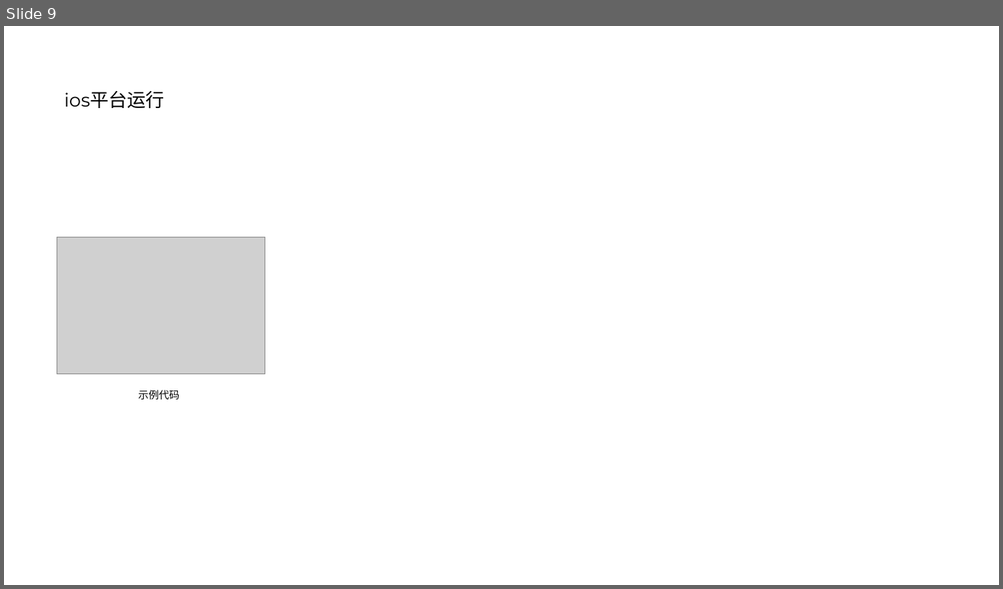
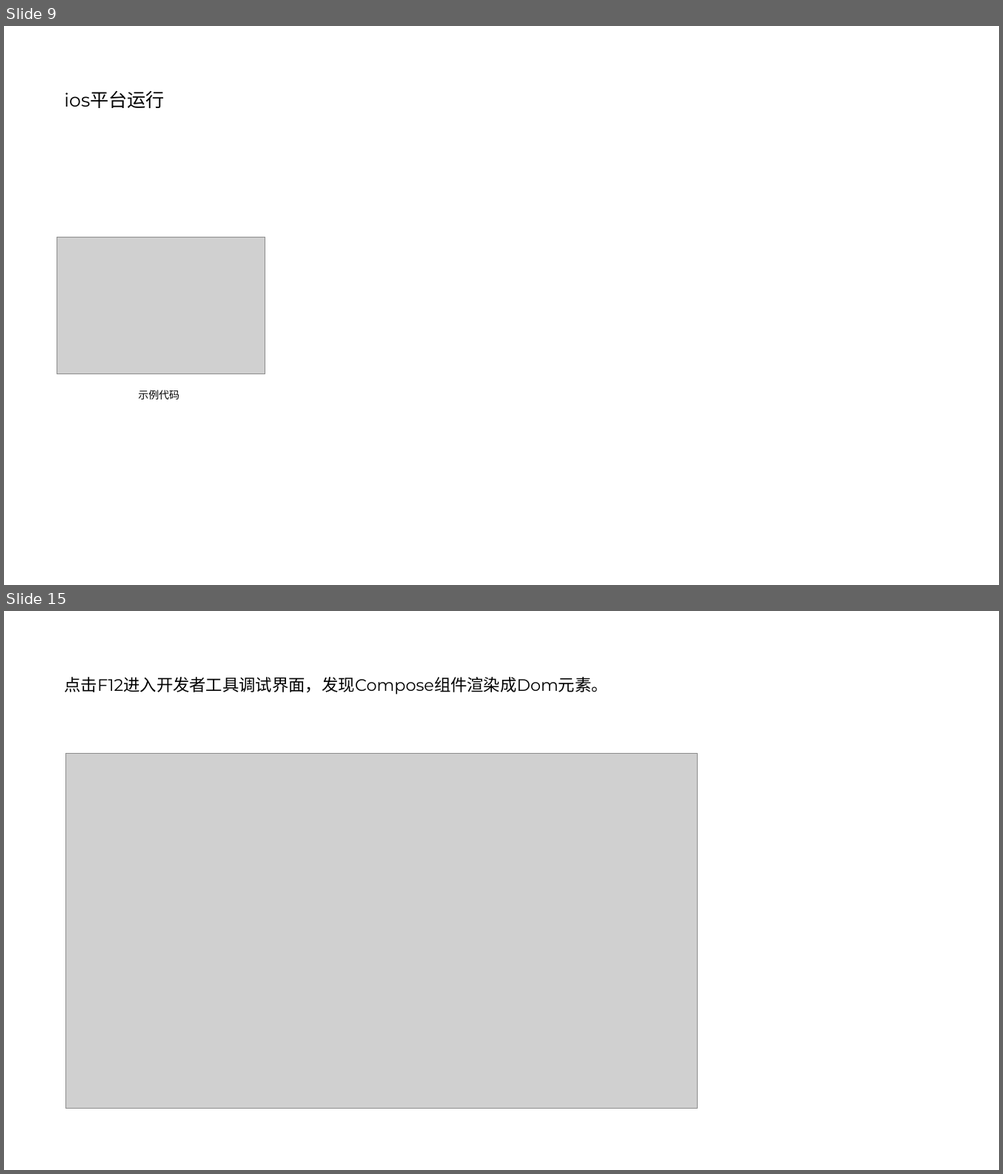
Before and after one commit to nosleepy/multiplatform_app, a slide deck: Kotlin跨平台开发实践.pptx. Shown one above the other, each under a label of ours: slide 9 before the commit, slides 9 and 15 after it; the slides between them are not shown. The pictures are 1003x589 and 1003x1174 pixels, drawn with LibreOffice and Linux fonts; fonts in the diff are those of the drawing; grey boxes stand for pictures. Boxes give left, top, right and bottom in pixels: in the first picture for what was removed or moved away, otherwise in the second. Text is boxed around its words. In the diff, an @@ line names an element or a change of style, - is before the commit and + after.

```diff
--- a/Kotlin跨平台开发实践.pptx
+++ b/Kotlin跨平台开发实践.pptx
@@ slide 15 added at (4, 611, 999, 1170), background #FFFFFF @@
@@ title added at (64, 677, 607, 695), 16 pt, text #000000 @@
+点击F12进入开发者工具调试界面，发现Compose组件渲染成Dom元素。
@@ picture added at (66, 754, 697, 1109) @@
```
Also in this commit, not shown: 14 other slides added, 1 other file.
